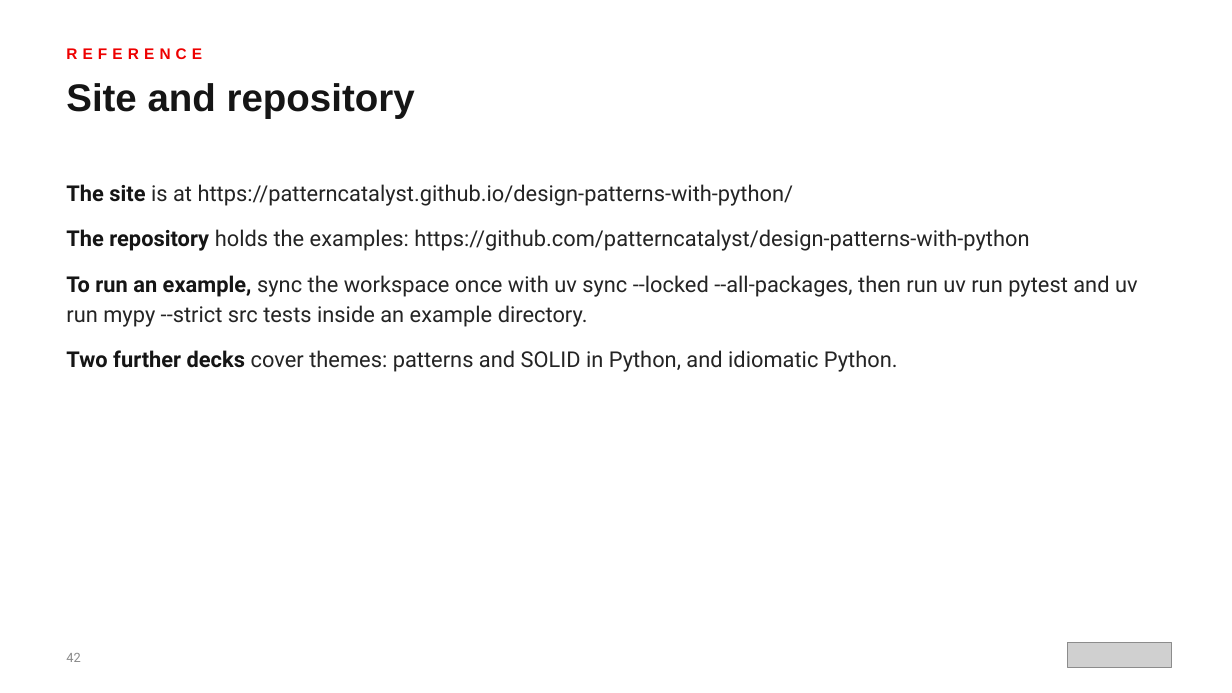
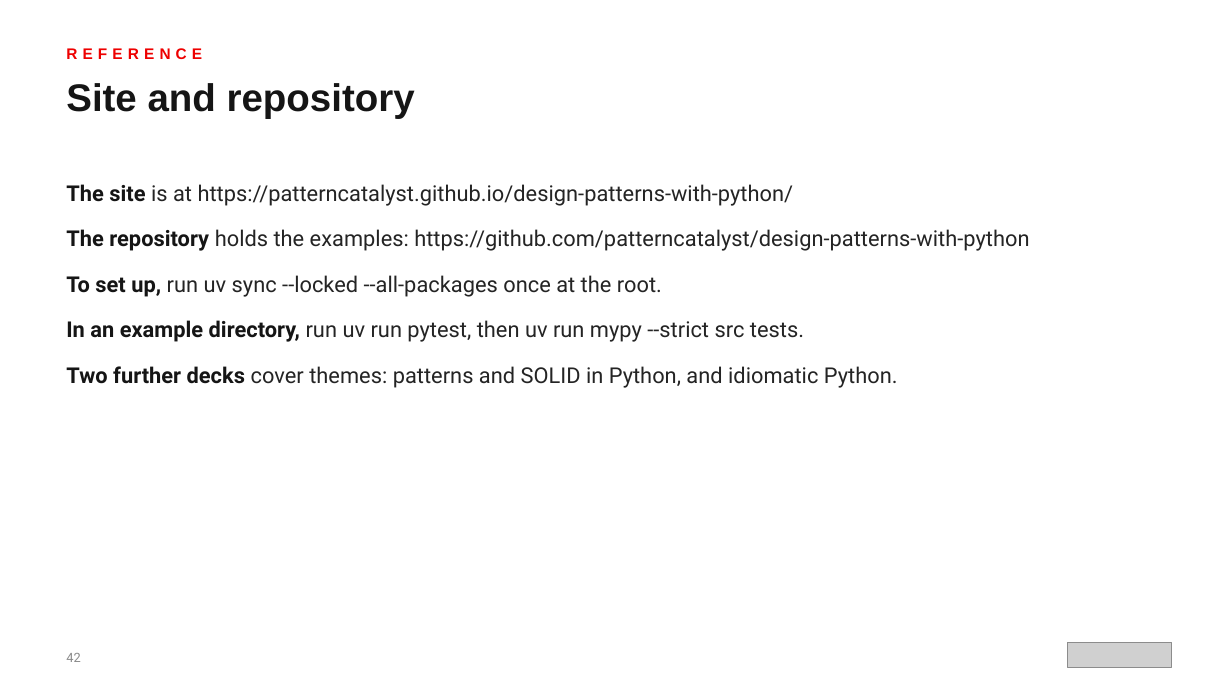
Before and after one commit to patterncatalyst/design-patterns-with-python, a slide deck: slide 42 of presentation/design-patterns-with-python-301-testing-legacy-and-ai.pptx. Drawn at 1232x693 pixels with LibreOffice and Linux fonts; fonts in the diff are those of the drawing; grey boxes stand for pictures. Boxes give left, top, right and bottom in pixels: in the first picture for what was removed or moved away, otherwise in the second. Text is boxed around its words. In the diff, an @@ line names an element or a change of style, - is before the commit and + after.

```diff
--- a/presentation/design-patterns-with-python-301-testing-legacy-and-ai.pptx
+++ b/presentation/design-patterns-with-python-301-testing-legacy-and-ai.pptx
@@ text at [66, 275, 804, 342]: text changed @@
-● To run an example, sync the workspace once with uv sync --locked --all-packages, then run uv run pytest and uv run mypy --strict src tests inside an example directory.
+● To set up, run uv sync --locked --all-packages once at the root.
+● In an example directory, run uv run pytest, then uv run mypy --strict src tests.
```
Also in this commit, not shown: 7 other slides changed, 17 other files.
